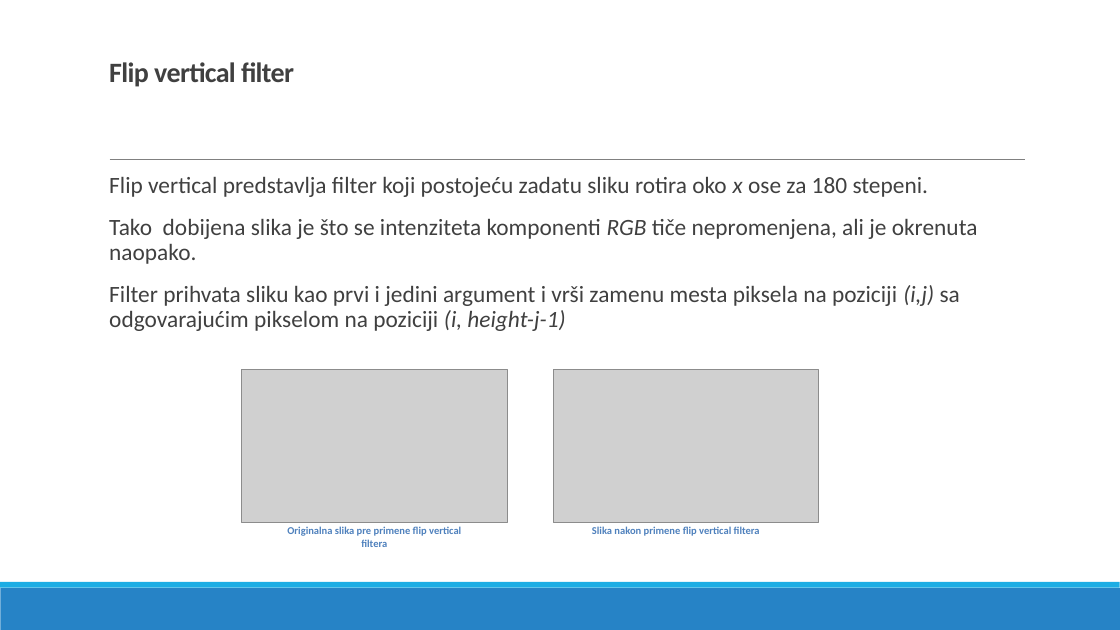
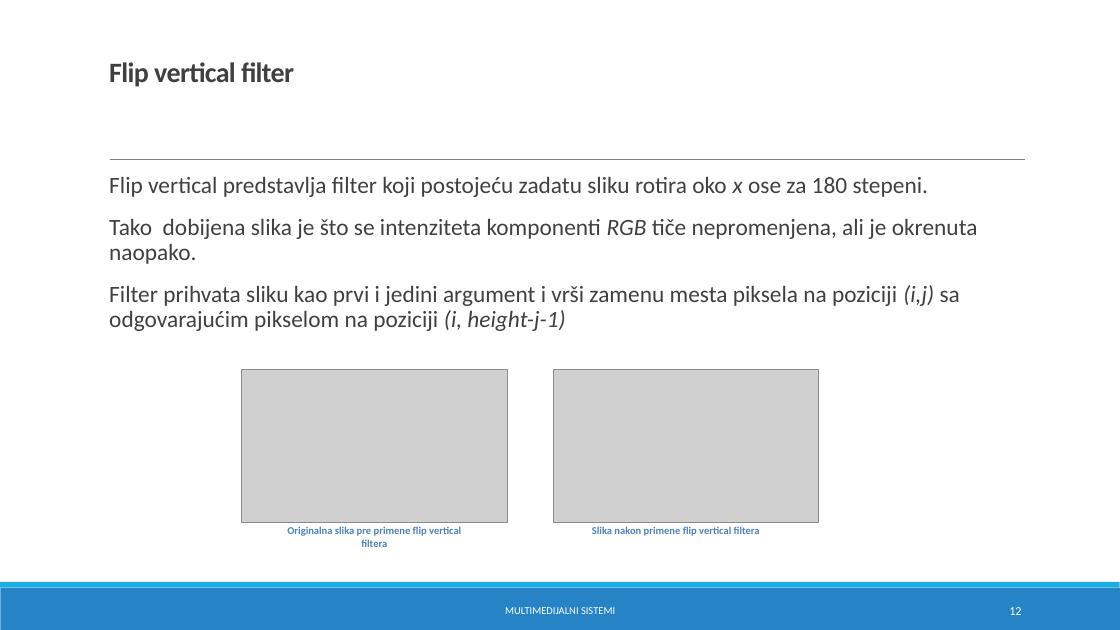
Before and after one commit to mlmilan/Multimedijalni-sistemi, a slide deck: slide 12 of obradaslika.pptx. Drawn at 1120x630 pixels with LibreOffice and Linux fonts; fonts in the diff are those of the drawing; grey boxes stand for pictures. Boxes give left, top, right and bottom in pixels: in the first picture for what was removed or moved away, otherwise in the second. Text is boxed around its words. In the diff, an @@ line names an element or a change of style, - is before the commit and + after.

Commit message:
Added all filters except gama correction hue saturation.

```diff
--- a/obradaslika.pptx
+++ b/obradaslika.pptx
@@ text added at (x1=505, y1=607, x2=615, y2=614), 9 pt, text #FFFFFF @@
+MULTIMEDIJALNI SISTEMI
@@ page number added at (x1=1009, y1=607, x2=1021, y2=615), 10.5 pt, text #FFFFFF @@
+12
```
Also in this commit, not shown: 11 other slides changed, 36 slides added.
